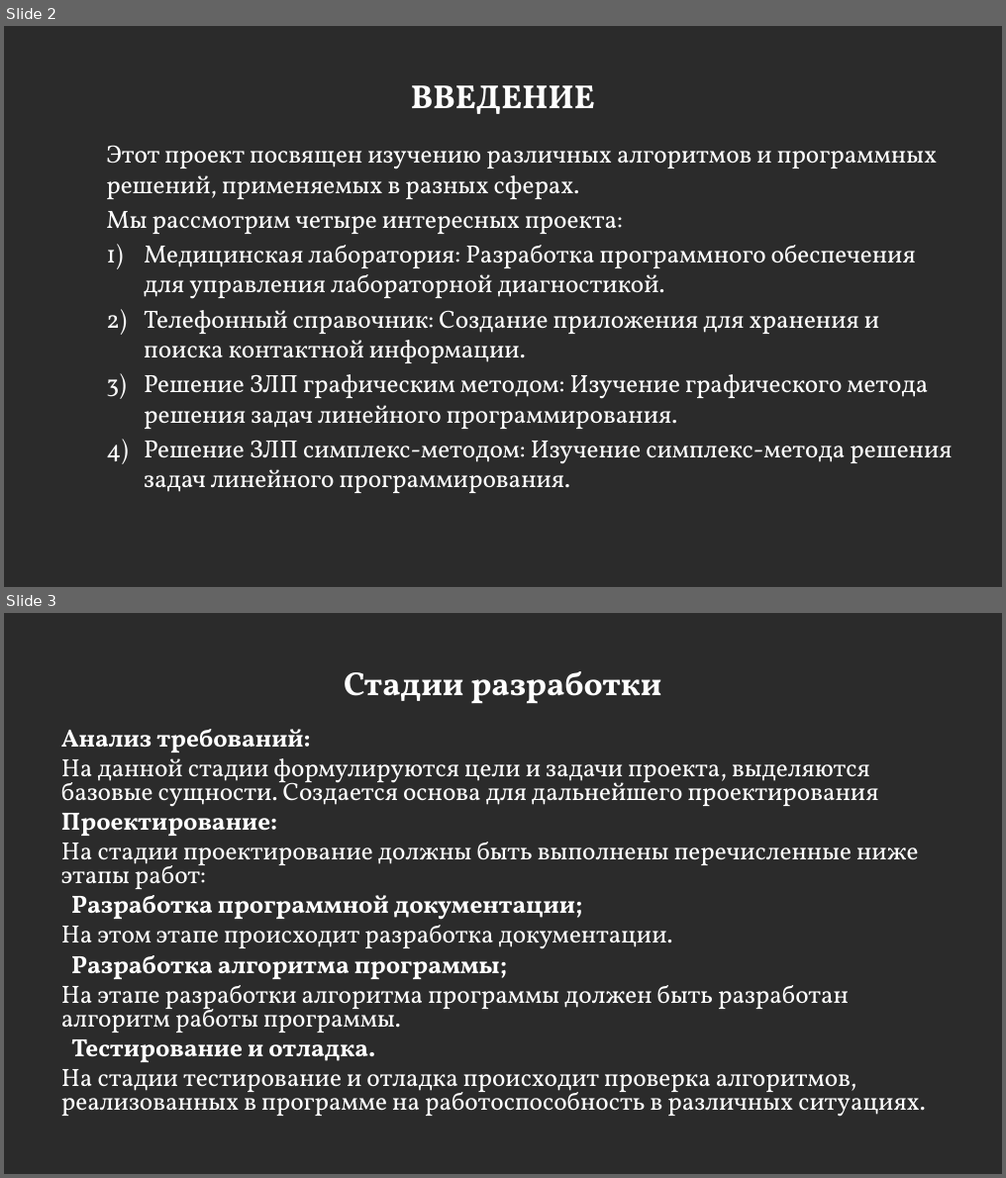
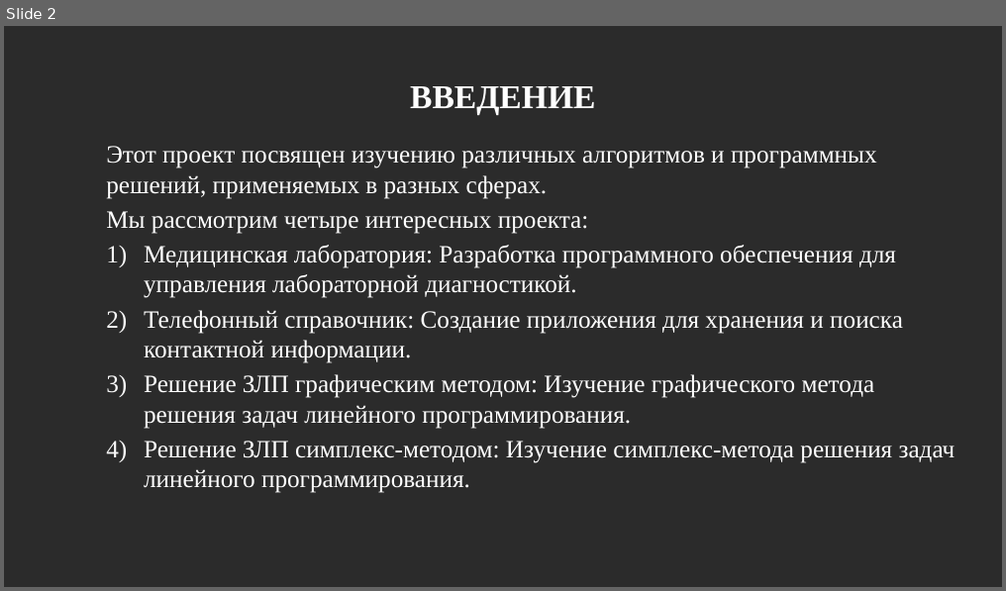
Before and after one commit to MaksimPoliackov/Practice_PM02, a slide deck: Документация/Отчет Поляков М.Е.pptx. Shown one above the other, each under a label of ours: slides 2 and 3 before the commit, slide 2 after it. The pictures are 1006x1178 and 1006x591 pixels, drawn with LibreOffice and Linux fonts; fonts in the diff are those of the drawing; background and template pictures are left out; a plain dark background stands for a picture behind light text. Boxes give left, top, right and bottom in pixels: in the first picture for what was removed or moved away, otherwise in the second. Text is boxed around its words. In the diff, an @@ line names an element or a change of style, - is before the commit and + after.

```diff
--- a/Документация/Отчет Поляков М.Е.pptx
+++ b/Документация/Отчет Поляков М.Е.pptx
@@ slide 3 removed at (x1=4, y1=613, x2=1002, y2=1174), background picture (left out) @@
@@ title removed at (x1=344, y1=671, x2=661, y2=704) @@
-Стадии разработки
@@ text removed at (x1=61, y1=729, x2=925, y2=1117) @@
-Анализ требований:
-На данной стадии формулируются цели и задачи проекта, выделяются базовые сущности. Создается основа для дальнейшего проектирования
-Проектирование:
-На стадии проектирование должны быть выполнены перечисленные ниже этапы работ:
-Разработка программной документации;
-На этом этапе происходит разработка документации.
-Разработка алгоритма программы;
-На этапе разработки алгоритма программы должен быть разработан алгоритм работы программы.
-Тестирование и отладка.
-На стадии тестирование и отладка происходит проверка алгоритмов, реализованных в программе на работоспособность в различных ситуациях.
@@ slide 2 changed as well @@
@@ title "ВВЕДЕНИЕ" at (x1=410, y1=86, x2=595, y2=114): font Vollkorn to Times New Roman @@
@@ text "Этот проект посвящен изучению различных ..." at (x1=106, y1=146, x2=955, y2=493): font Vollkorn to Times New Roman @@
```
Also in this commit, not shown: 15 other slides changed, 1 other file.
